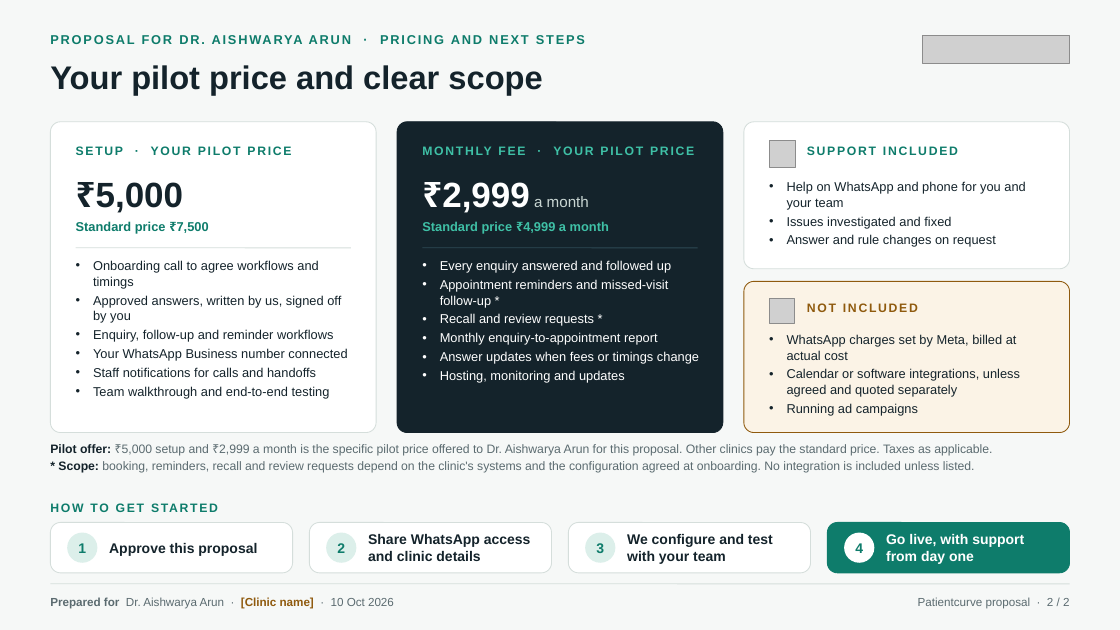
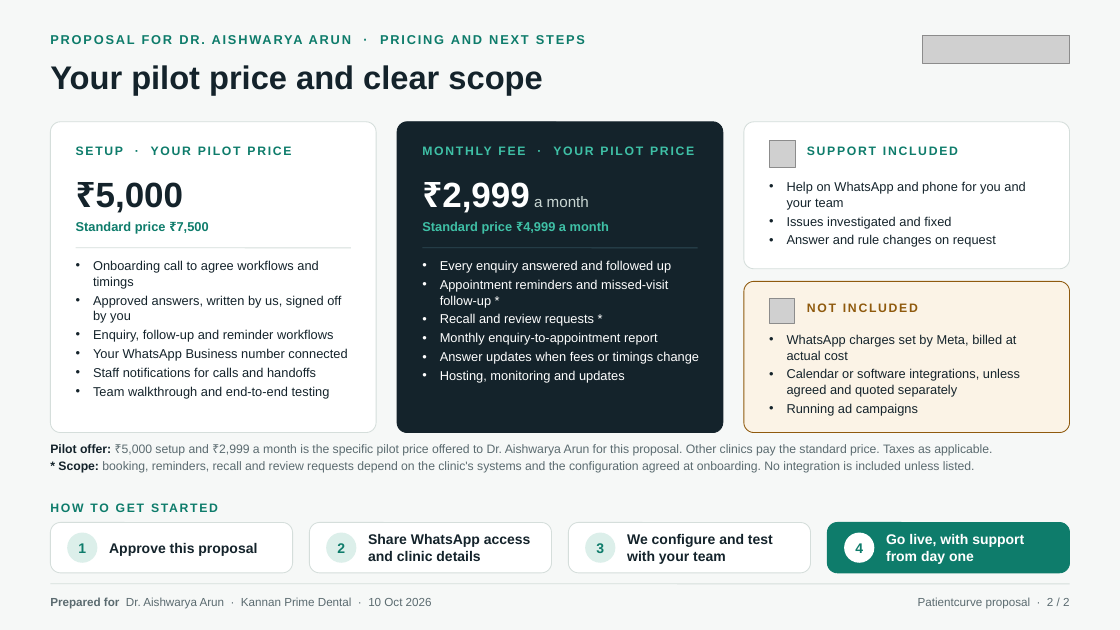
Before and after one commit to HARRISHG/staff-chat-flow, a slide deck: slide 3 of Patientcurve-Proposal-Dr-Aishwarya-Arun.pptx (slide 2 before the commit). Drawn at 1120x630 pixels with LibreOffice and Linux fonts; fonts in the diff are those of the drawing; grey boxes stand for pictures. Boxes give left, top, right and bottom in pixels: in the first picture for what was removed or moved away, otherwise in the second. Text is boxed around its words. In the diff, an @@ line names an element or a change of style, - is before the commit and + after.

```diff
--- a/Patientcurve-Proposal-Dr-Aishwarya-Arun.pptx
+++ b/Patientcurve-Proposal-Dr-Aishwarya-Arun.pptx
@@ text at (50,597,432,609): text changed @@
-Prepared for Dr. Aishwarya Arun · [Clinic name] · 10 Oct 2026
+Prepared for Dr. Aishwarya Arun · Kannan Prime Dental · 10 Oct 2026
```
Also in this commit, not shown: 1 other slide changed, 1 slide added, 2 other files.
